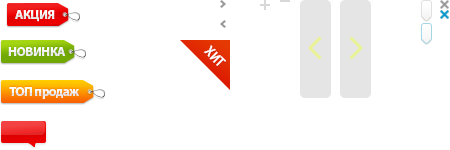
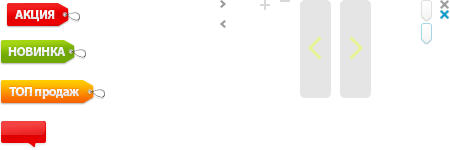
Comparing the layer stacks of the two 450x150 images. Changes:
removed layer "Layer 11" over [180, 40, 230, 90]
